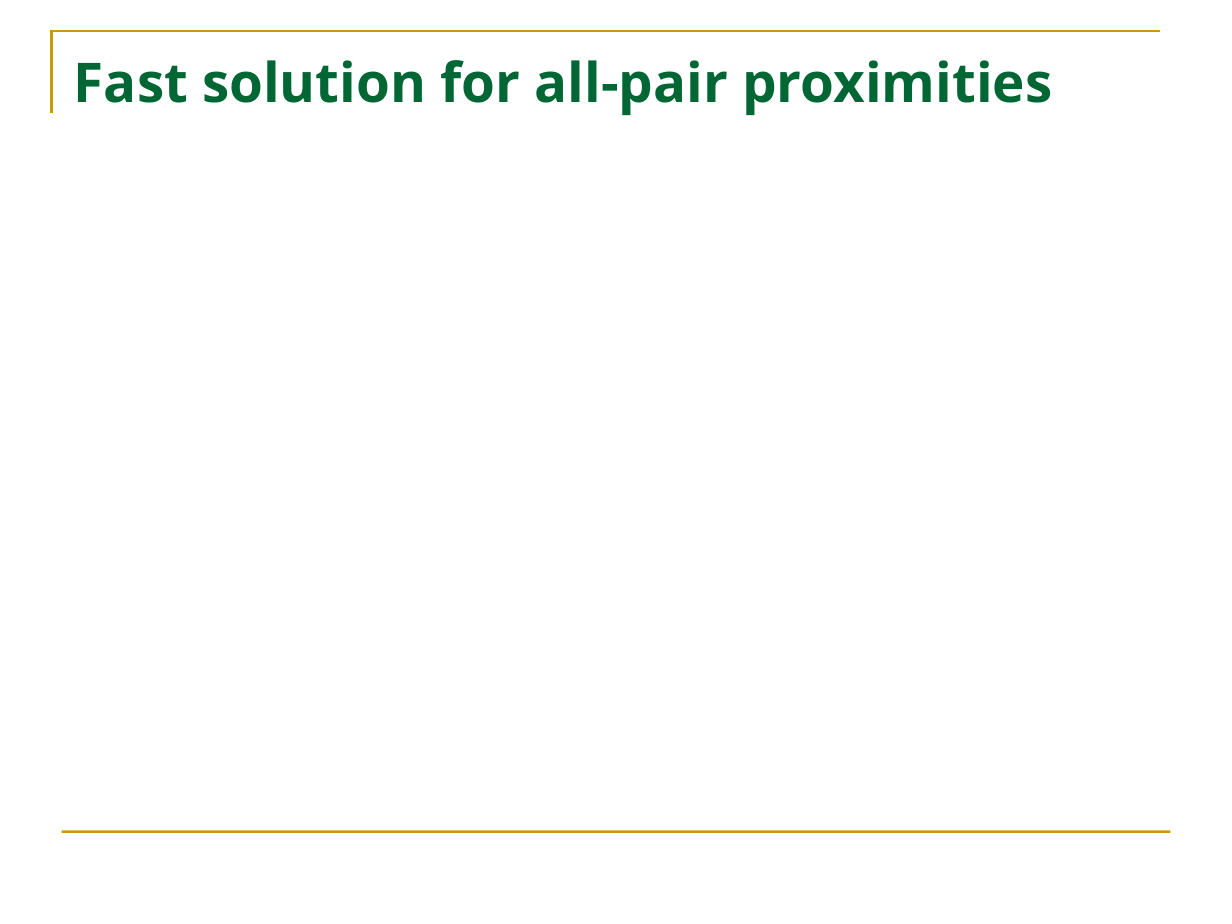
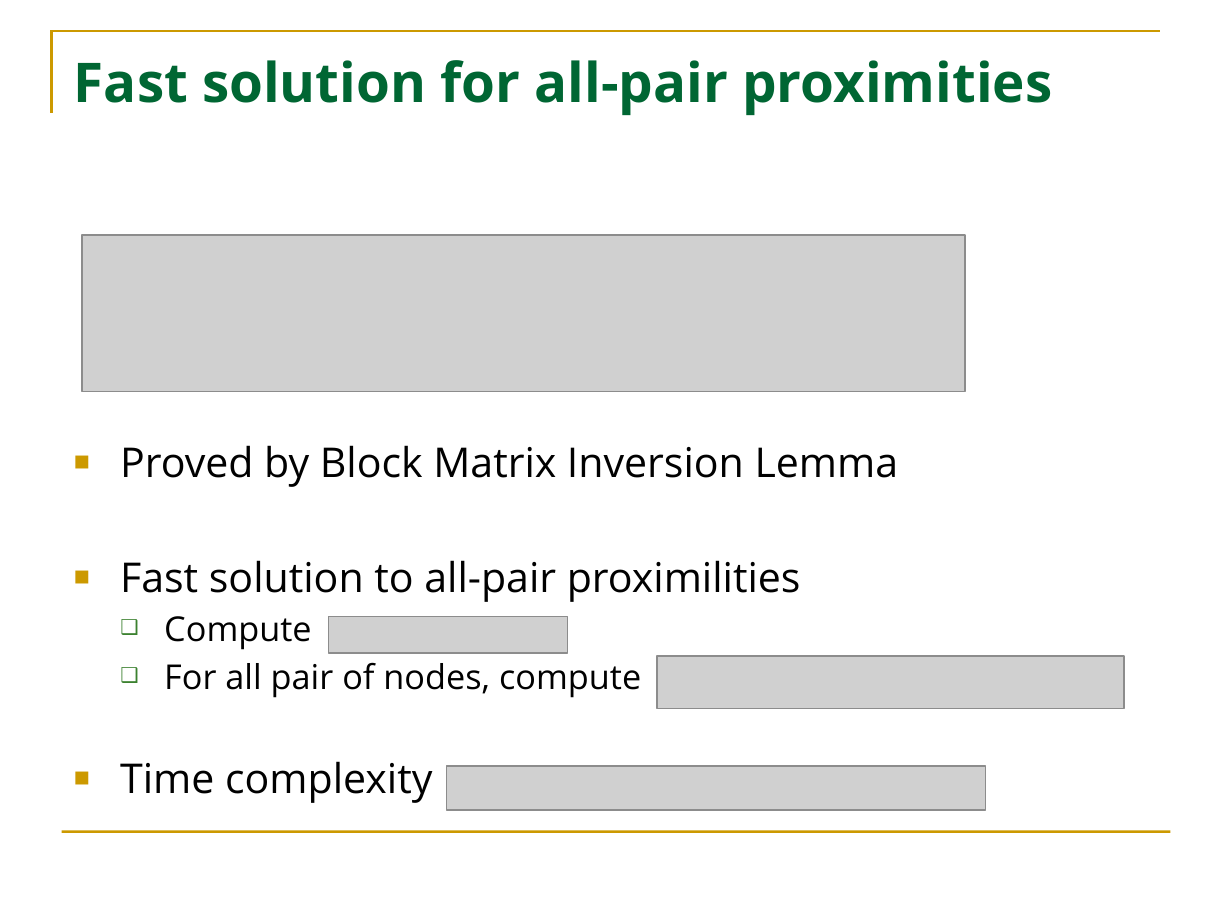
Before and after one commit to HuanSGT/rw-dir-prox, a slide deck: slide 13 of Random Walk based Proximity Measures in Directed Graphs.pptx (slide 14 before the commit). Drawn at 1232x924 pixels with LibreOffice and Linux fonts; fonts in the diff are those of the drawing; grey boxes stand for pictures. Boxes give left, top, right and bottom in pixels: in the first picture for what was removed or moved away, otherwise in the second. Text is boxed around its words. In the diff, an @@ line names an element or a change of style, - is before the commit and + after.

```diff
--- a/Random Walk based Proximity Measures in Directed Graphs.pptx
+++ b/Random Walk based Proximity Measures in Directed Graphs.pptx
@@ picture added at box(83, 235, 966, 392) @@
@@ text added at box(120, 445, 899, 803), 24 pt, text #000000 @@
+■ Proved by Block Matrix Inversion Lemma
+■ Fast solution to all-pair proximilities
+  ❑ Compute
+  ❑ For all pair of nodes, compute
+■ Time complexity
@@ picture added at box(329, 616, 568, 653) @@
@@ picture added at box(657, 655, 1124, 707) @@
@@ picture added at box(446, 766, 986, 811) @@
```
Also in this commit, not shown: 1 other slide changed, 1 slide added, 2 slides removed, 4 other files.
